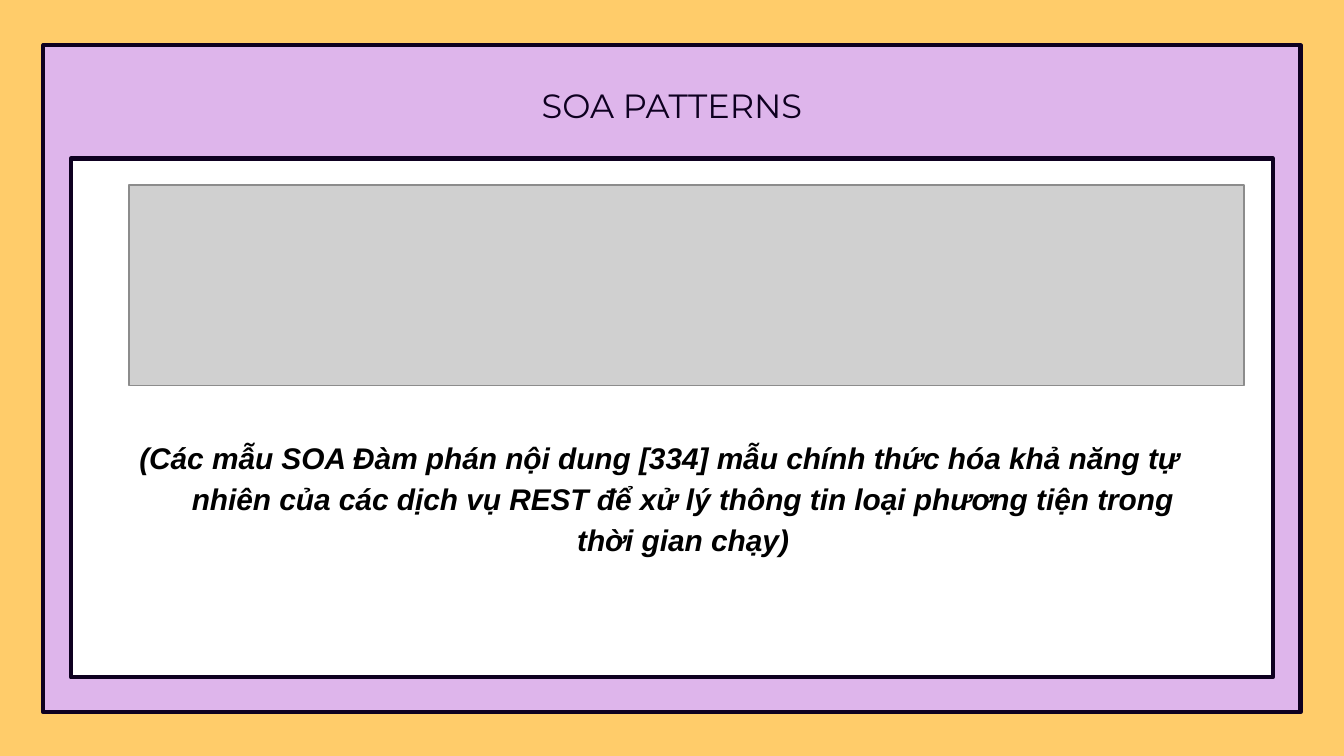
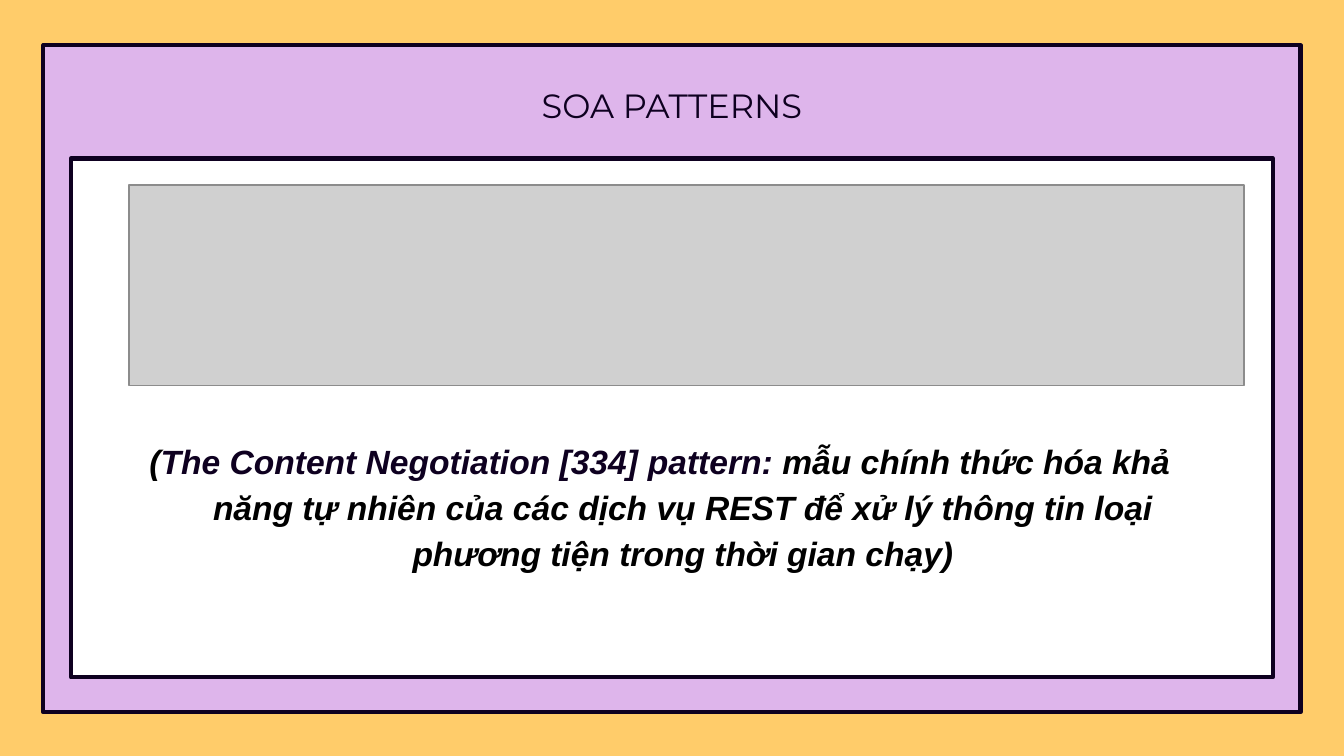
Before and after one commit to thinhotwp1/N1_14, a slide deck: slide 36 of 9.pptx (slide 37 before the commit). Drawn at 1344x756 pixels with LibreOffice and Linux fonts; fonts in the diff are those of the drawing; grey boxes stand for pictures. Boxes give left, top, right and bottom in pixels: in the first picture for what was removed or moved away, otherwise in the second. Text is boxed around its words. In the diff, an @@ line names an element or a change of style, - is before the commit and + after.

```diff
--- a/9.pptx
+++ b/9.pptx
@@ subtitle at <box>149,447,1170,572</box>: text changed; size 16 to 18 pt @@
-(Các mẫu SOA Đàm phán nội dung [334] mẫu chính thức hóa khả năng tự nhiên của các dịch vụ REST để xử lý thông tin loại phương tiện trong thời gian chạy)
+(The Content Negotiation [334] pattern: mẫu chính thức hóa khả năng tự nhiên của các dịch vụ REST để xử lý thông tin loại phương tiện trong thời gian chạy)
```
Also in this commit, not shown: 17 other slides changed, 1 slide removed.
